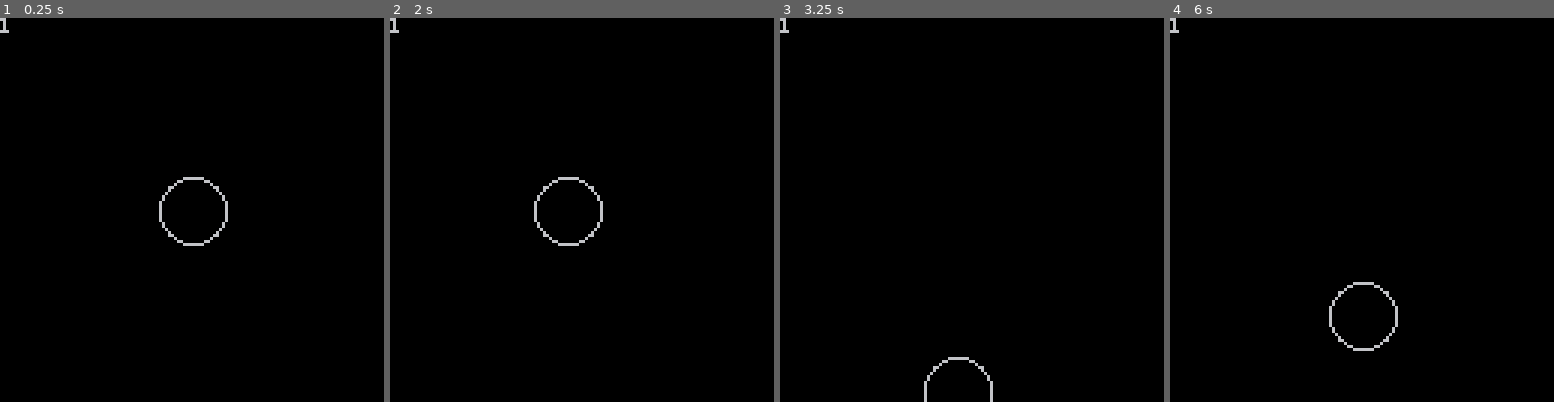
Above: before the commit, frames 1-4 (left to right).
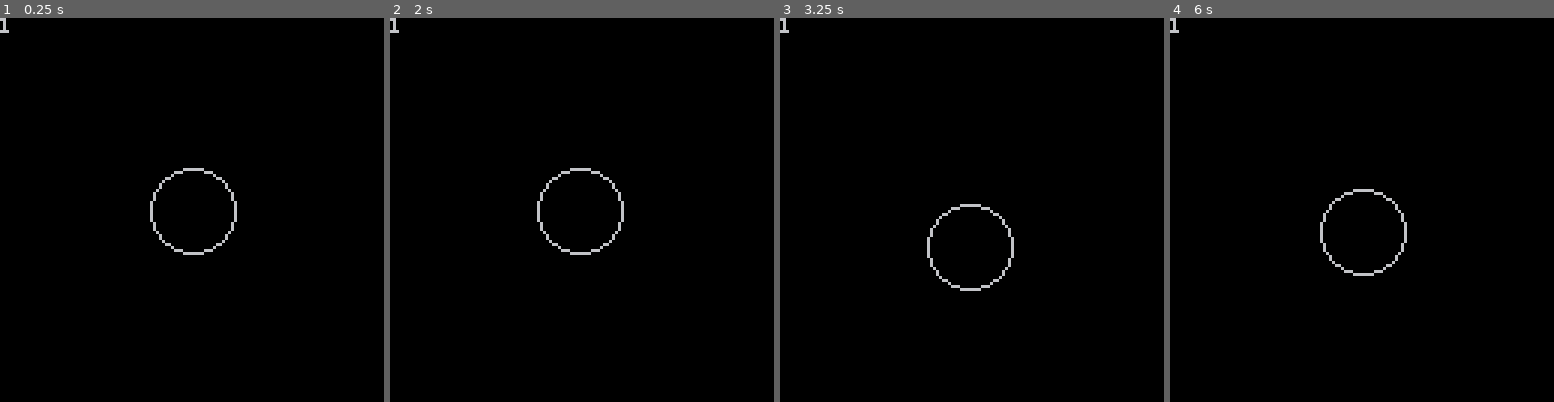
Above: after the commit, the same moments.

Repository: Aeklad/pico8
Game: PICO-8 cartridge lerp.p8
Two runs of this game, one before a commit and one after it. Both use one fixed random seed, a clock stepped at 60 frames per second and the inputs below.
Inputs:
- Up to frame 1 (0.25 s): no input
- Up to frame 2 (2 s): hold Left from 1.97 s (still down)
- Up to frame 3 (3.25 s): release Left at 2.37 s; hold Down 2.42-2.82 s; hold Right from 2.87 s (still down)
- Up to frame 4 (6 s): release Right at 3.53 s; hold Up 3.58-4.08 s; hold Right 4.13-4.53 s; hold Down 4.58-5.08 s; hold Left 5.13-5.8 s; hold Up from 5.85 s (still down)

The runs differ from the first frame. In frame 1, 0.9% of the frame differs, in the area x 39-62%, y 39-62%; in frame 2, 0.8%; in frame 3, 0.7%; in frame 4, 0.9%.

Commit message:
Adding the lerp file?

Diff:
--- a/lerp.p8
+++ b/lerp.p8
@@ -5,10 +5,18 @@
 origin = {
  x = 64,
  y = 64,
- xspd = 5,
- yspd = 5
+ xspd = 1,
+ yspd = 1
 }
 function move_stuff(n)
+ ix = btn(0) or btn(1)
+ iy = btn(2) or btn(3)
+ diag = ix and iy
+ if diag then
+  dsp = n.xspd/(sqrt(n.xspd*n.xspd + n.yspd*n.yspd))
+ else
+  dsp = 1
+ end
  if btn(0) then
   n.x -= n.xspd * dsp
  end
@@ -21,14 +29,7 @@
  if btn(3) then
   n.y += n.yspd * dsp
  end
- ix = btn(0) or btn(1)
- iy = btn(2) or btn(3)
- diag = ix and iy
- if diag then
-  dsp = n.xspd/(sqrt(n.xspd*n.xspd + n.yspd*n.yspd))
- else
-  dsp = 1
- end
+
  print(dsp)
 
 end
@@ -36,7 +37,7 @@
 function _update()
  cls()
  move_stuff(origin)
- circ(origin.x,origin.y,11)
+ circ(origin.x,origin.y,14)
 end
 
 __gfx__
